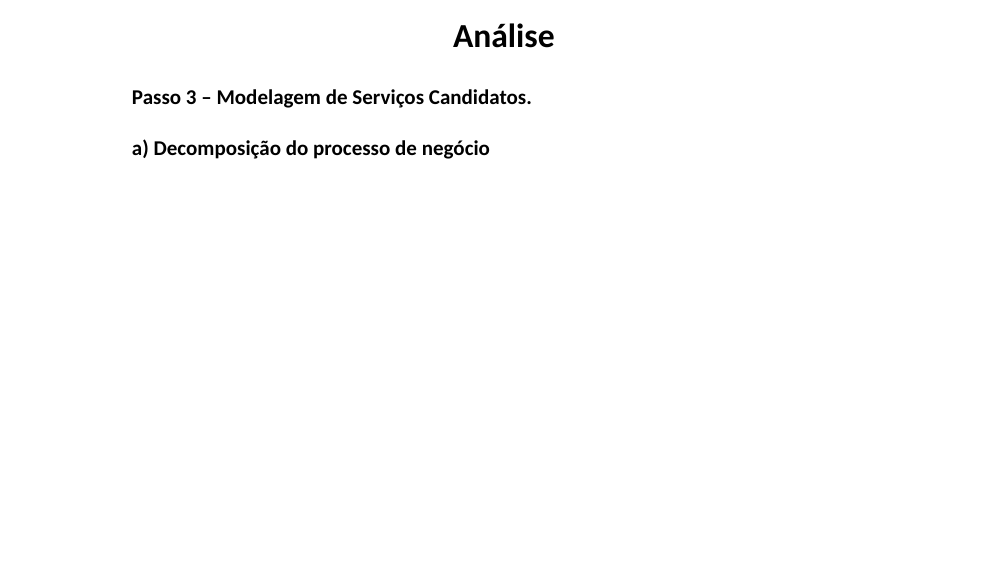
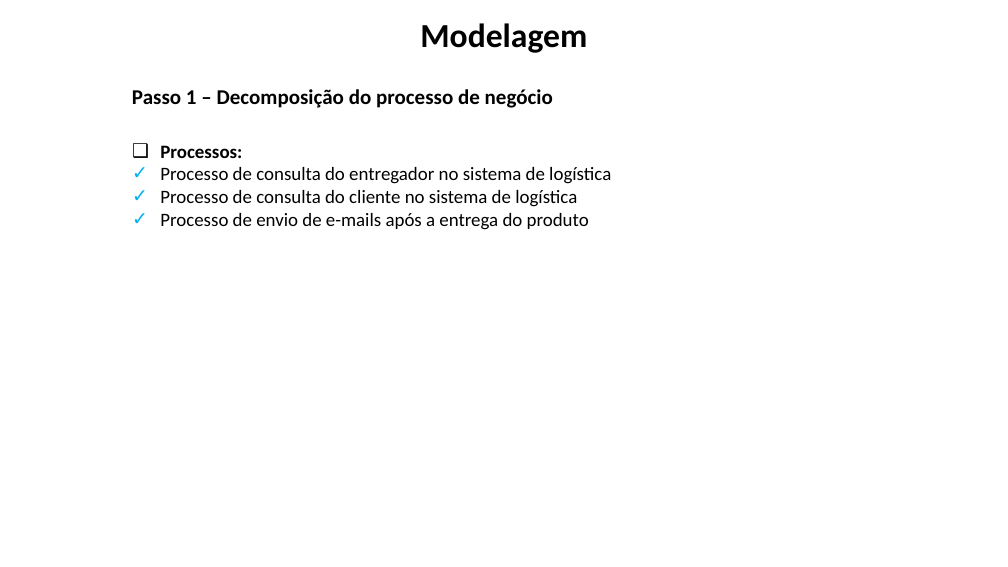
Before and after one commit to dm112-dupla/final-project, a slide deck: slide 7 of Trabalho 1 - DM112.pptx. Drawn at 1008x567 pixels with LibreOffice and Linux fonts; fonts in the diff are those of the drawing; background and template pictures are left out. Boxes give left, top, right and bottom in pixels: in the first picture for what was removed or moved away, otherwise in the second. Text is boxed around its words. In the diff, an @@ line names an element or a change of style, - is before the commit and + after.

```diff
--- a/Trabalho 1 - DM112.pptx
+++ b/Trabalho 1 - DM112.pptx
@@ text at bbox=[420, 23, 587, 53]: text changed @@
-Análise
+Modelagem
@@ text at bbox=[132, 89, 553, 108]: text changed @@
-Passo 3 – Modelagem de Serviços Candidatos.
-a) Decomposição do processo de negócio
+Passo 1 – Decomposição do processo de negócio
@@ text added at bbox=[160, 145, 611, 230], 18 pt, text #000000 @@
+❑ Processos:
+✓ Processo de consulta do entregador no sistema de logística
+✓ Processo de consulta do cliente no sistema de logística
+✓ Processo de envio de e-mails após a entrega do produto
```
Also in this commit, not shown: 3 other slides changed, 11 slides added, 4 slides removed.
